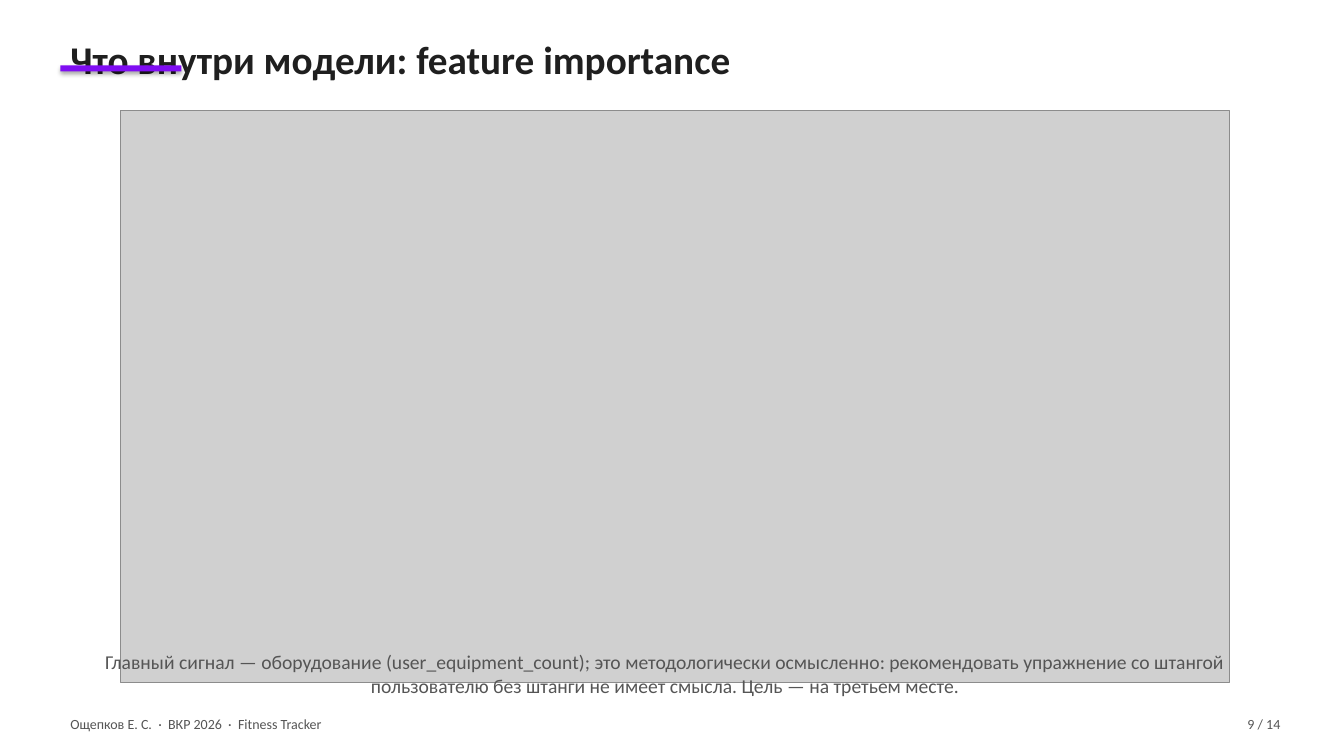
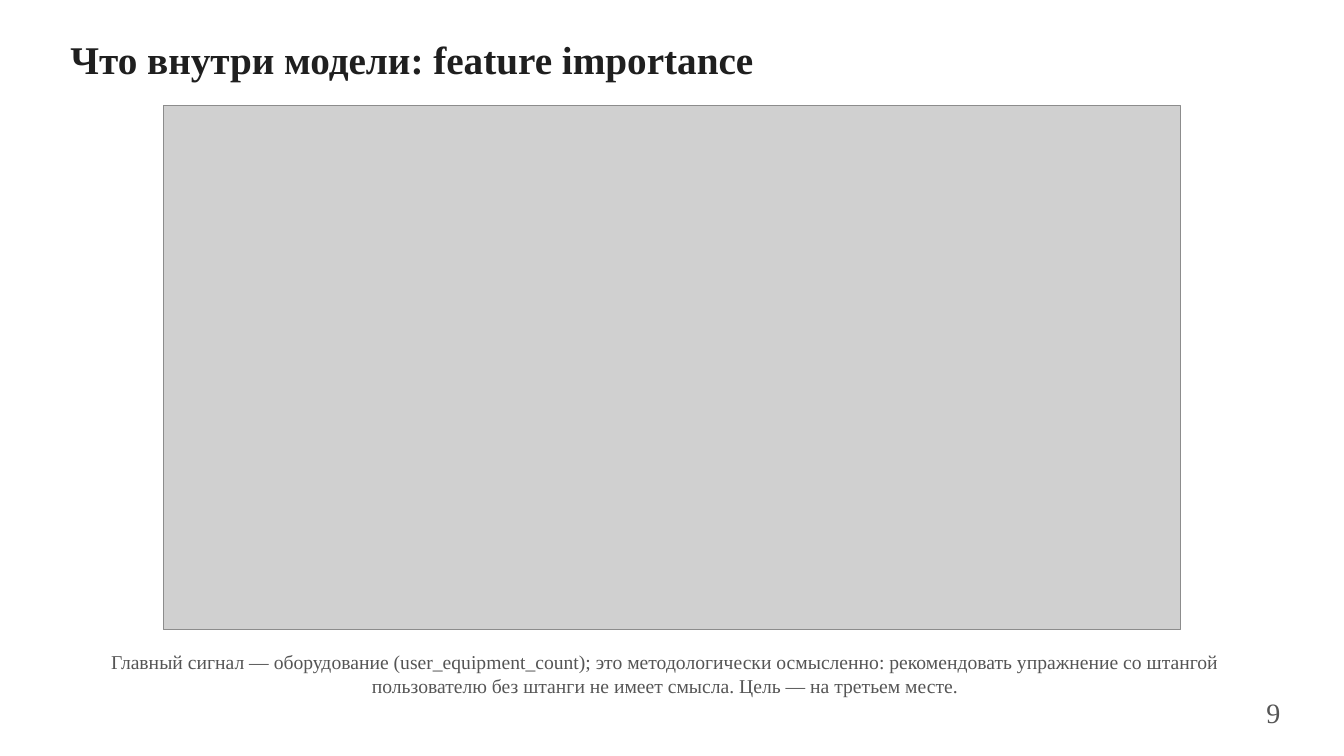
Before and after one commit to geox55/fitness-tracker, a slide deck: slide 9 of docs/thesis/presentation-egor.pptx. Drawn at 1344x756 pixels with LibreOffice and Linux fonts; fonts in the diff are those of the drawing; grey boxes stand for pictures. Boxes give left, top, right and bottom in pixels: in the first picture for what was removed or moved away, otherwise in the second. Text is boxed around its words. In the diff, an @@ line names an element or a change of style, - is before the commit and + after.

```diff
--- a/docs/thesis/presentation-egor.pptx
+++ b/docs/thesis/presentation-egor.pptx
@@ text "Что внутри модели: feature importance" at (70, 46, 753, 81): font Calibri to Times New Roman @@
@@ rectangle removed at (60, 66, 181, 72) @@
@@ picture: place and size @@
-picture at (121, 111, 1230, 683)
+picture at (163, 106, 1181, 630)
@@ text "Главный сигнал — оборудование (user_equipment_count); ..." at (111, 655, 1218, 697): font Calibri to Times New Roman @@
@@ text removed at (70, 719, 322, 731) @@
-Ощепков Е. С. · ВКР 2026 · Fitness Tracker
@@ text at (1266, 704, 1280, 724): text changed; size 10 to 20 pt; font Calibri to Times New Roman @@
-9 / 14
+9
```
Also in this commit, not shown: 13 other slides changed, 14 other files.
